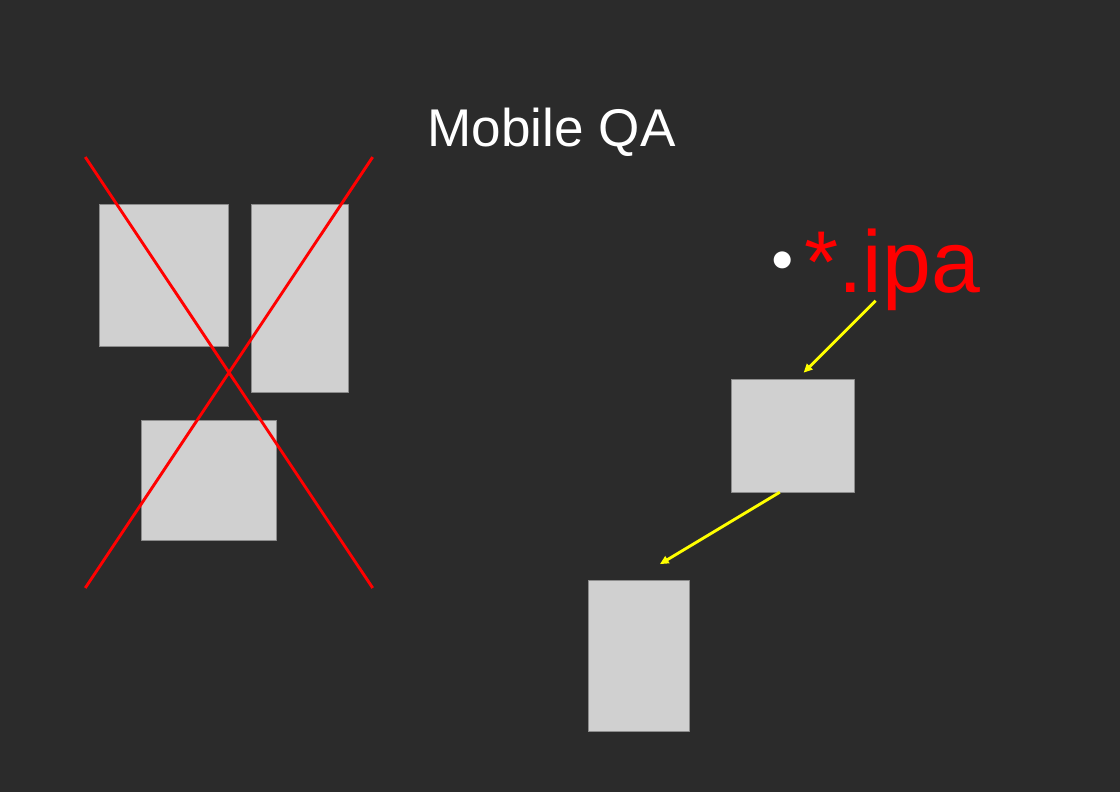
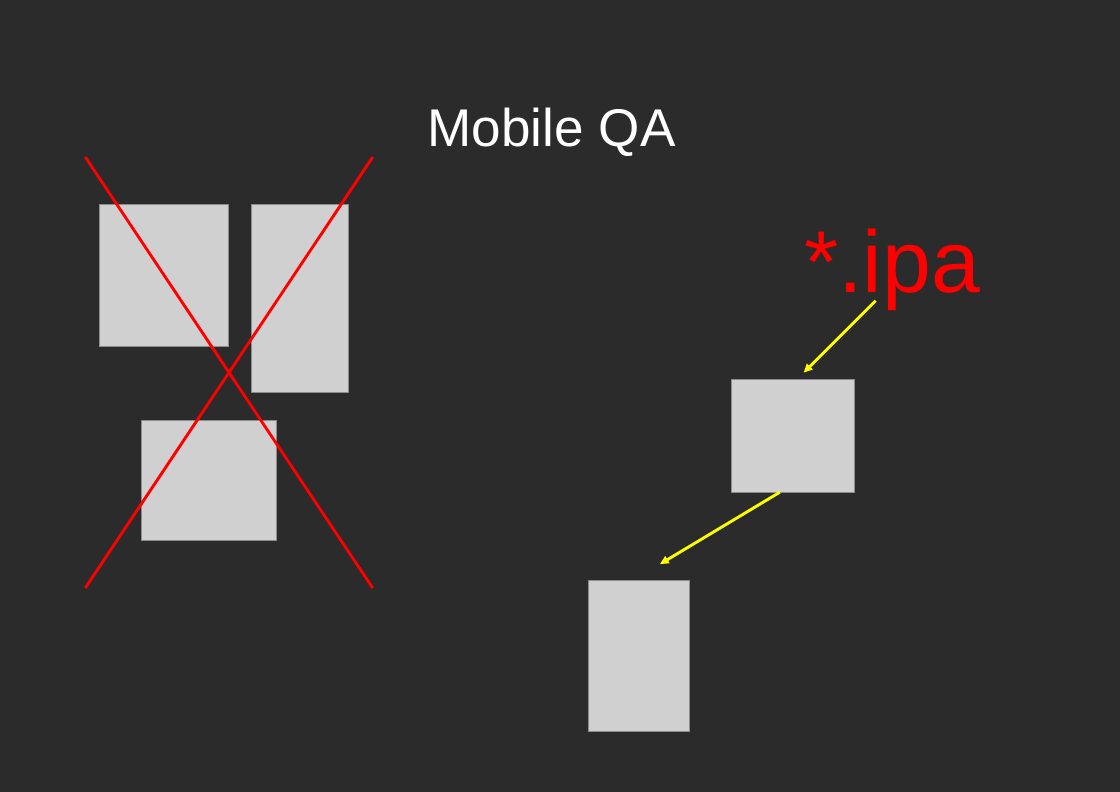
Before and after one commit to dodikk/iOS-articles, a slide deck: slide 14 of 3-iContiniousIntegration/ciPresentation.odp. Drawn at 1120x792 pixels with LibreOffice and Linux fonts; fonts in the diff are those of the drawing; grey boxes stand for pictures; background and template pictures are left out; a plain dark background stands for a picture behind light text. Boxes give left, top, right and bottom in pixels: in the first picture for what was removed or moved away, otherwise in the second. Text is boxed around its words. In the diff, an @@ line names an element or a change of style, - is before the commit and + after.

```diff
--- a/3-iContiniousIntegration/ciPresentation.odp
+++ b/3-iContiniousIntegration/ciPresentation.odp
@@ text "*.ipa" at (804, 228, 980, 308): bullet ● to none @@
```
Also in this commit, not shown: 22 other slides changed, 1 slide added, 1 slide removed, 2 other files.
